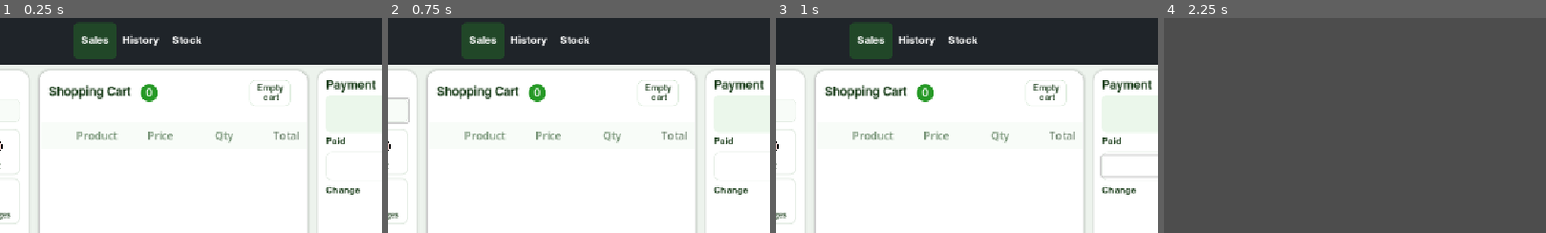
Above: before the commit, frames 1-4 (left to right).
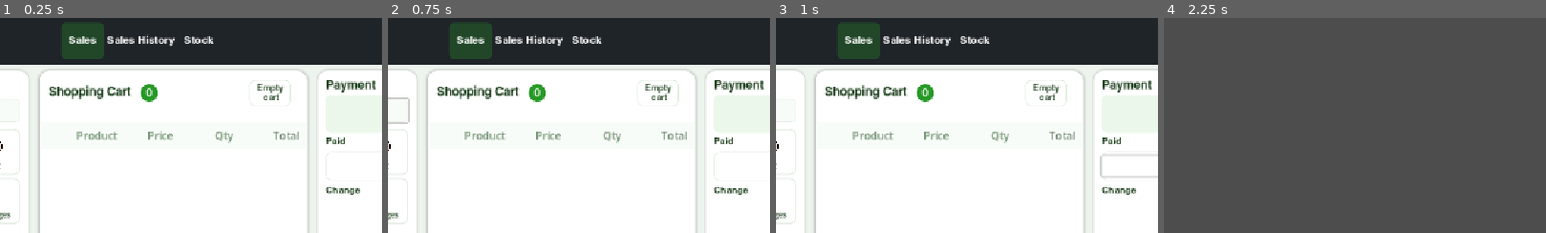
Above: after the commit, the same moments.

Repository: fersaezl/Algodonales-Fresh-POS
Game: Godot game, scene res://Scenes/MainPos.tscn
Two runs of this game, one before a commit and one after it. Both use one fixed random seed, a clock stepped at 60 frames per second and the inputs below. The project has no main scene, so this scene is started directly.
Inputs (mouse positions are % of the whole screen's width and height, from its top left):
- Up to frame 1 (0.25 s): no input
- Up to frame 2 (0.75 s): click (18, 22) at 0.52 s; type "12" at 0.6 s
- Up to frame 3 (1 s): click (86, 34) at 0.75 s; type "12" at 0.83 s
- Up to frame 4 (2.25 s): click "Sales" at 1.25 s; click "History" (after the commit: "Sales History") at 2 s
The pictures show only the part of the screen within x 32-82%, y 0-50%; the shares and areas given below are measured in that part.

The runs differ from the first frame. In frame 1, 1.9% of the frame differs, in the area x 16-56%, y 2-20%; in frame 2, 1.9%; in frame 3, 1.9%; in frame 4, nothing differs.

Commit message:
Rename "History" to "Sales History" in MainPos and Stock scenes

Diff:
--- a/Scenes/MainPos.tscn
+++ b/Scenes/MainPos.tscn
@@ -176,7 +176,7 @@
 theme_override_styles/normal = SubResource("StyleBoxEmpty_b30p1")
 theme_override_styles/pressed = SubResource("StyleBoxFlat_cic5l")
 theme_override_styles/hover = SubResource("StyleBoxFlat_62unc")
-text = "History"
+text = "Sales History"
 
 [node name="Stock" type="Button" parent="MarginContainer/MainLayout/TopBar/MarginContainer/HBoxContainer/MenuSection" unique_id=1354346804]
 custom_minimum_size = Vector2(65, 55)
--- a/Scenes/Stock.tscn
+++ b/Scenes/Stock.tscn
@@ -137,7 +137,7 @@
 theme_override_styles/normal = SubResource("StyleBoxEmpty_qjxx2")
 theme_override_styles/pressed = SubResource("StyleBoxFlat_6fb2v")
 theme_override_styles/hover = SubResource("StyleBoxFlat_vooxp")
-text = "History"
+text = "Sales History"
 
 [node name="Stock" type="Button" parent="MarginContainer/MainLayout/TopBar/MarginContainer/HBoxContainer/MenuSection" unique_id=63374965]
 custom_minimum_size = Vector2(65, 55)
